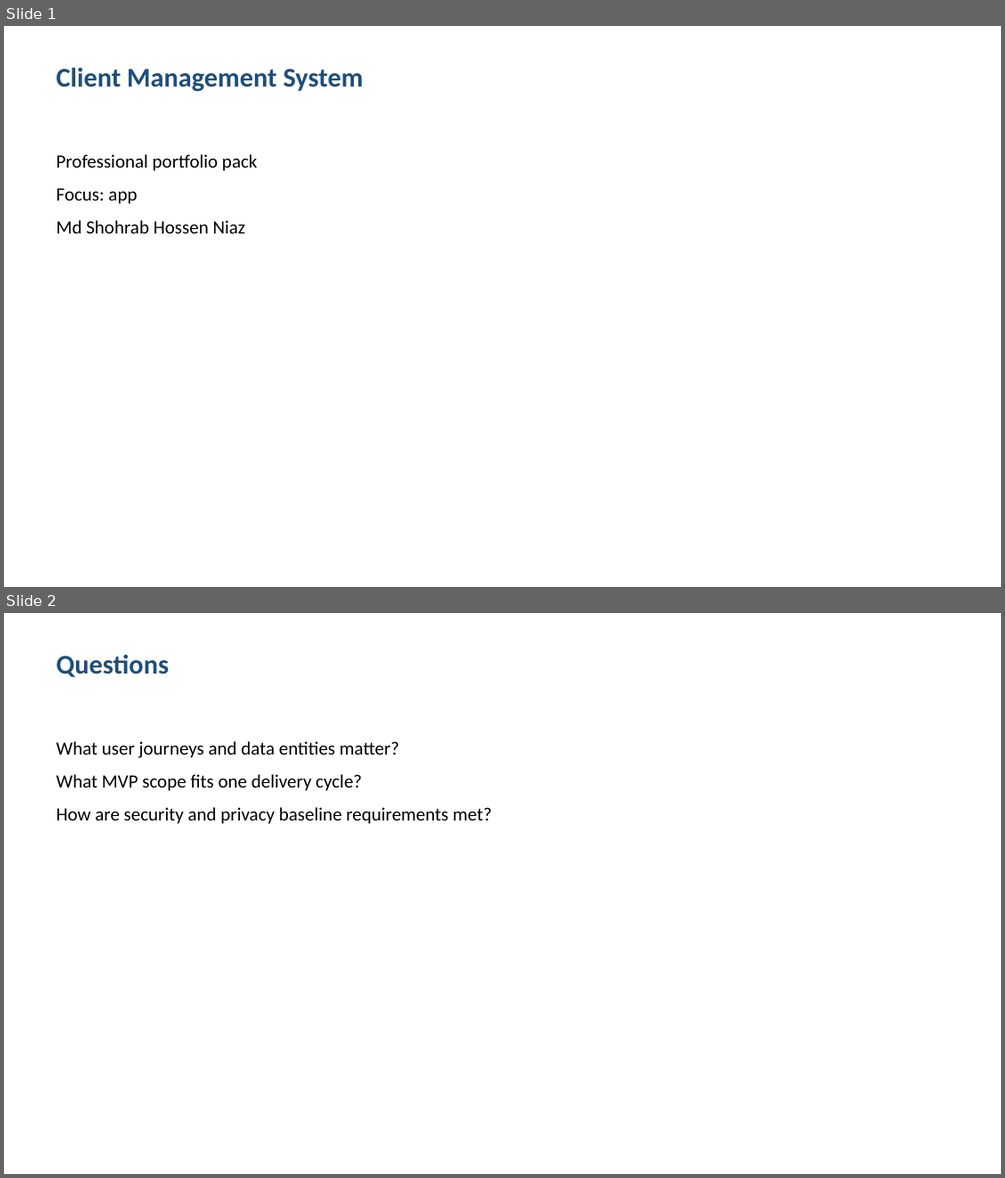
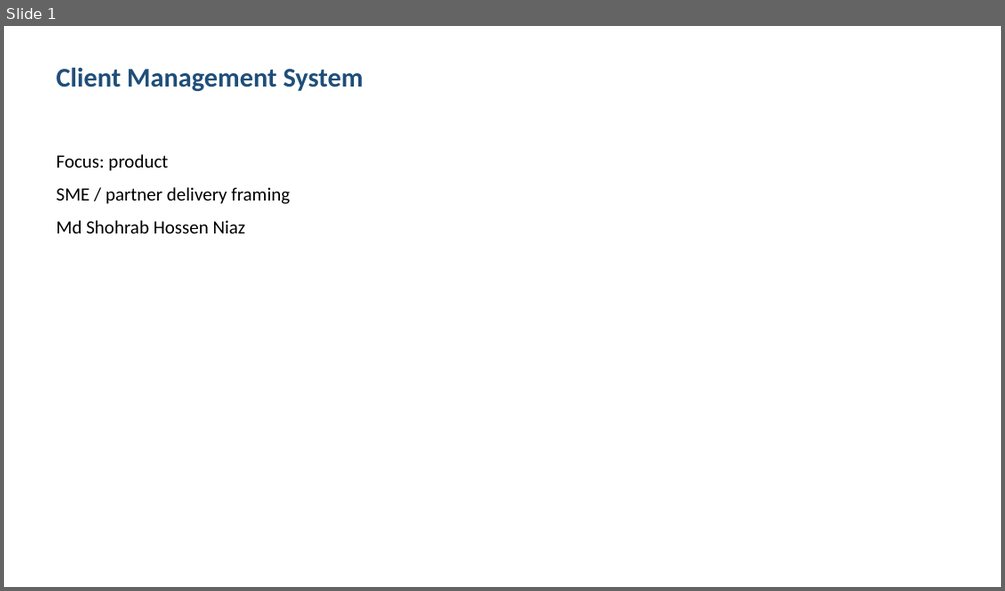
Before and after one commit to shohrabniaz/client-management-system, a slide deck: Final_Submission/02_Presentation.pptx. Shown one above the other, each under a label of ours: slides 1 and 2 before the commit, slide 1 after it. The pictures are 1005x1178 and 1005x591 pixels, drawn with LibreOffice and Linux fonts; fonts in the diff are those of the drawing. Boxes give left, top, right and bottom in pixels: in the first picture for what was removed or moved away, otherwise in the second. Text is boxed around its words. In the diff, an @@ line names an element or a change of style, - is before the commit and + after.

Commit message:
Polish portfolio pack for professional showcase readiness.

```diff
--- a/Final_Submission/02_Presentation.pptx
+++ b/Final_Submission/02_Presentation.pptx
@@ slide 2 removed at box(4, 613, 1001, 1174), background #FFFFFF @@
@@ text removed at box(57, 654, 169, 677) @@
-Questions
@@ text removed at box(57, 741, 492, 824) @@
-What user journeys and data entities matter?
-What MVP scope fits one delivery cycle?
-How are security and privacy baseline requirements met?
@@ slide 1 changed as well @@
@@ text at box(57, 154, 290, 204): text changed @@
-Professional portfolio pack
-Focus: app
+Focus: product
+SME / partner delivery framing
```
Also in this commit, not shown: 2 other slides changed, 1 slide added, 12 other files.
